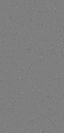
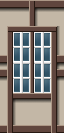
Comparing the layer stacks of the two 64x133 images. Changes:
hid "Noise", painted on it, masked it over [0, 0, 64, 133]
painted on "Trim" over [13, 98, 51, 101]
painted on "Shadow" over [13, 99, 51, 106]
painted on "Background" over [13, 99, 51, 101]
painted on "Windows" over [13, 32, 51, 93]
